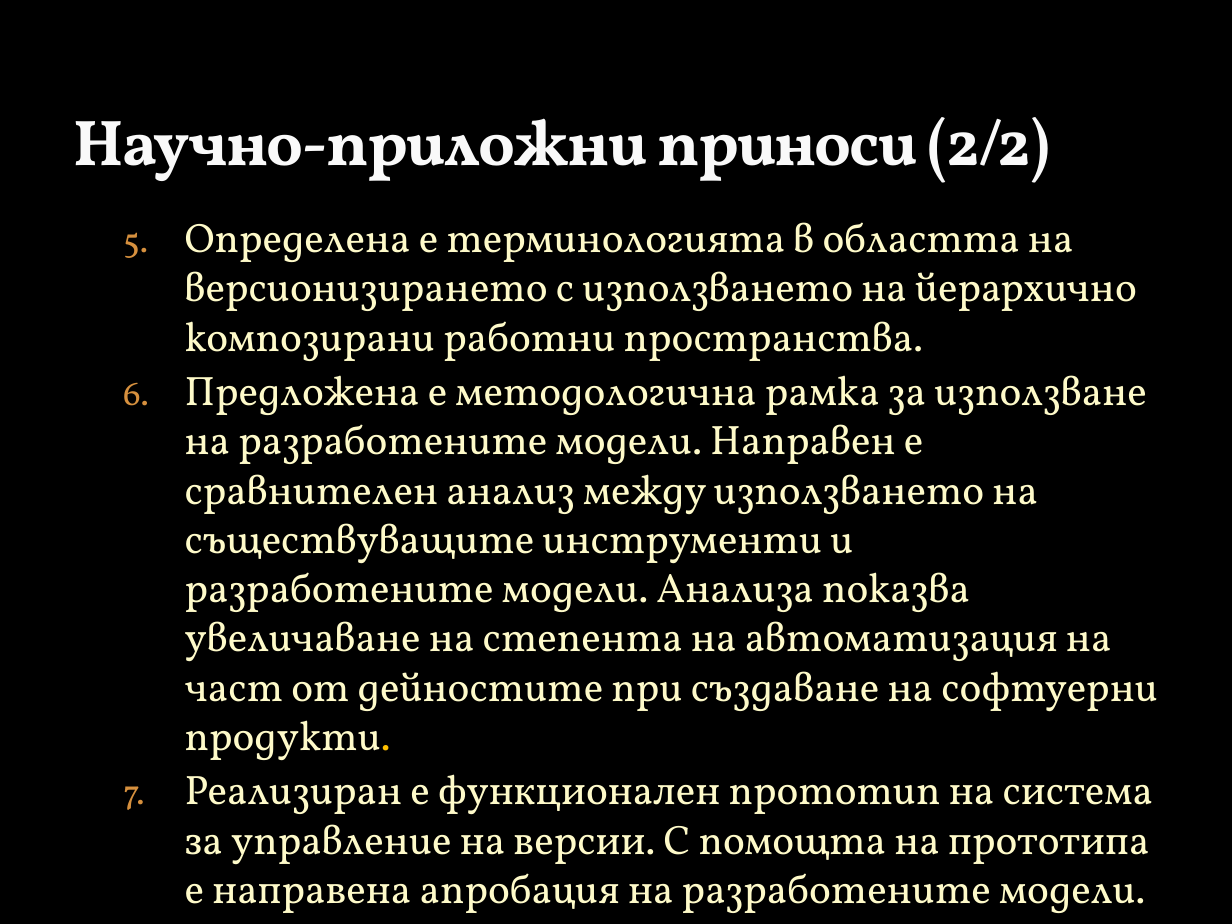
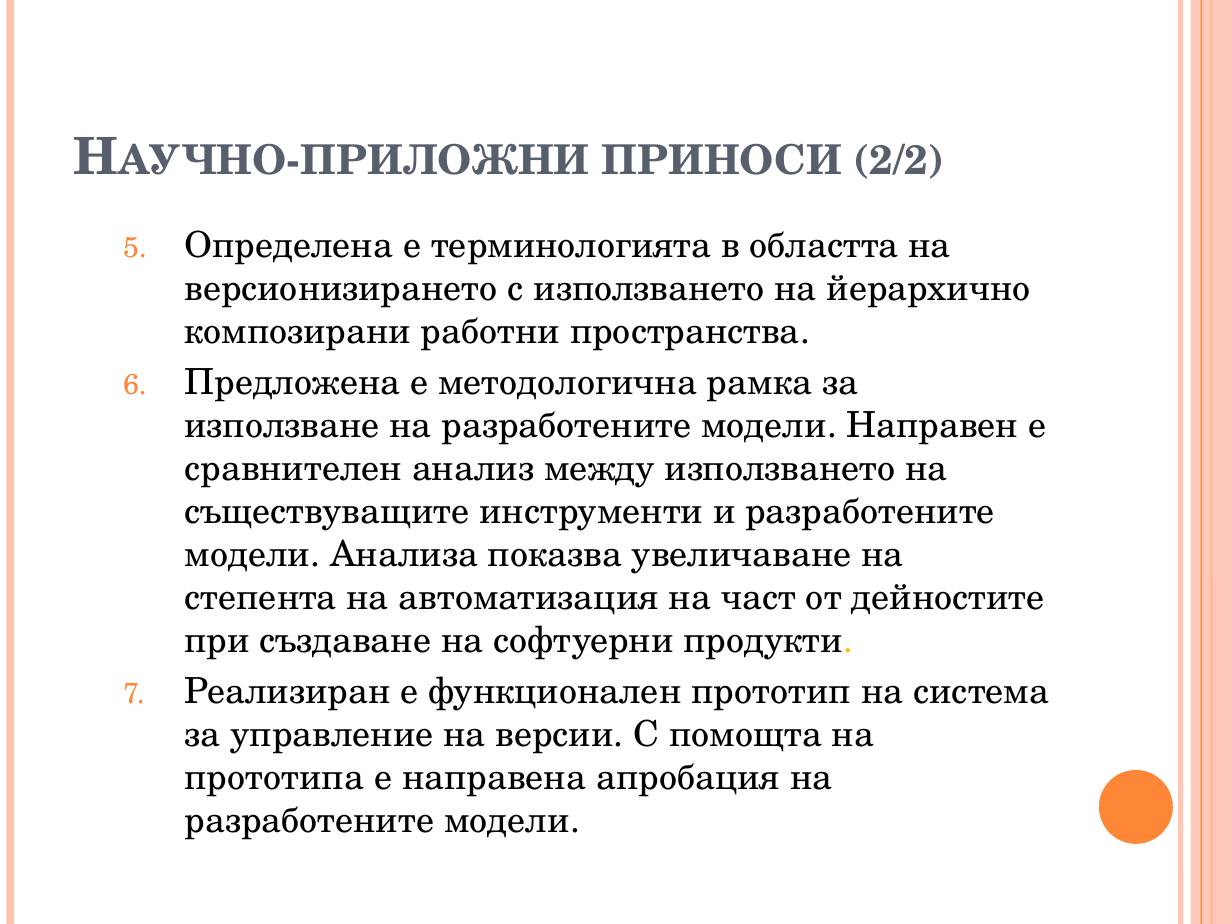
Before and after one commit to vjotov/versia, a slide deck: slide 13 of doc/Presentation.pptx (slide 15 before the commit). Drawn at 1232x924 pixels with LibreOffice and Linux fonts; fonts in the diff are those of the drawing; background and template pictures are left out. Boxes give left, top, right and bottom in pixels: in the first picture for what was removed or moved away, otherwise in the second. Text is boxed around its words. In the diff, an @@ line names an element or a change of style, - is before the commit and + after.

```diff
--- a/doc/Presentation.pptx
+++ b/doc/Presentation.pptx
@@ background picture (left out) to #FFFFFF @@
@@ line added from (10, 0) to (10, 924), #FEC3AE 4.5 pt @@
@@ line added from (1180, 0) to (1180, 924), #FEC3AE 3 pt @@
@@ rectangle added at bbox=[1191, 0, 1232, 924], fill #FEC3AE at 87% opacity @@
@@ line added from (1201, 0) to (1201, 924), #FE8637 0.75 pt @@
@@ line added from (1211, 0) to (1211, 924), #FE8637 1.5 pt @@
@@ title "Научно-приложни приноси (2/2)": place and size @@
-title "Научно-приложни приноси (2/2)" at bbox=[74, 117, 1050, 183]
+title "Научно-приложни приноси (2/2)" at bbox=[301, 143, 945, 179]
@@ title "Научно-приложни приноси (2/2)" at bbox=[301, 143, 945, 179]: size 37.8 to 30 pt, font Vollkorn to TeX Gyre Schola, text colour #F9F9F9 to #575F6D, letter spacing -1 to 0 pt, letter outline #3C4422 0.25 pt to none, small capitals on @@
@@ text "Определена е терминологията в областта ...": place and size @@
-text "Определена е терминологията в областта ..." at bbox=[185, 222, 1158, 913]
+text "Определена е терминологията в областта ..." at bbox=[185, 230, 1049, 840]
@@ text "Определена е терминологията в областта ..." at bbox=[185, 230, 1049, 840]: size 24 to 21 pt, font Vollkorn to TeX Gyre Schola, text colour #FEFAC9 to #000000; more space between paragraphs; bullet colour #D6913F to #FE8637 @@
@@ ellipse added at bbox=[1099, 770, 1173, 844], fill #FE8637 @@
```
Also in this commit, not shown: 13 other slides changed, 1 slide added, 3 slides removed.
